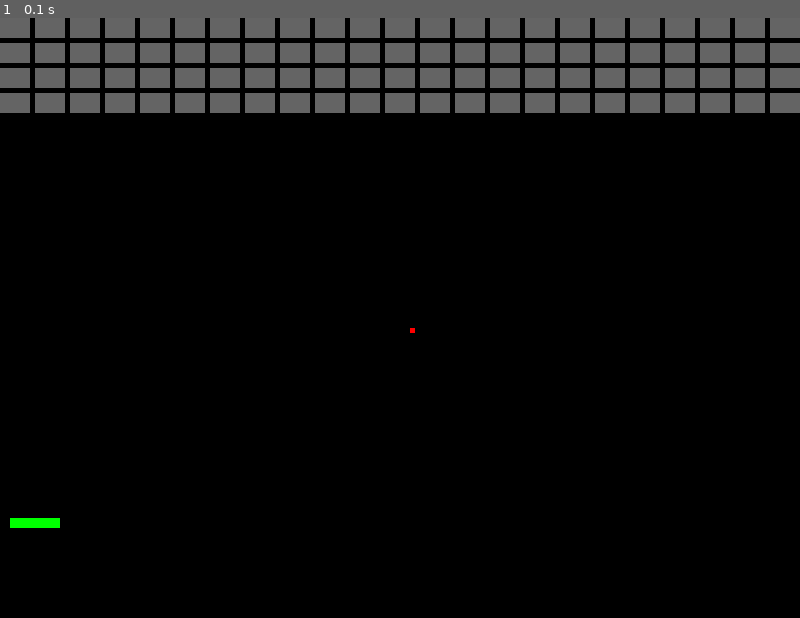
Above: before the commit, frame 1.
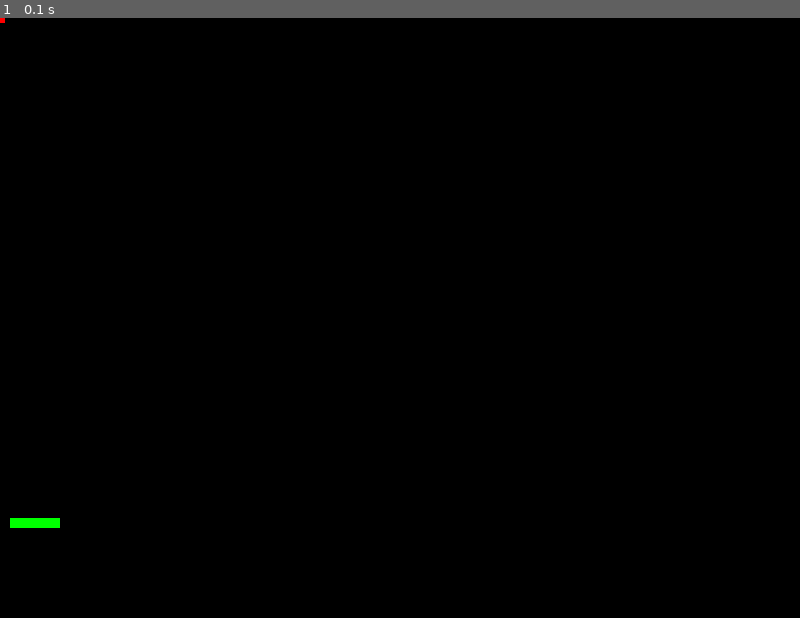
Above: after the commit, the same moment.

Repository: lucasshawn/breakout
Game: pygame game, started from src/pygame_object_model/main.py
The game is run twice, just before and just after one commit, with the same random seed, the same clock (stepped at 60 frames per second) and the same inputs.
Inputs:
- Up to frame 1 (0.1 s): no input

The runs differ from the first frame. In frame 1, 12% of the frame differs, in the area x 0-100%, y 0-53%.

Commit message:
WIP: collision detection not ready

Diff:
--- a/src/pygame_object_model/ball.py
+++ b/src/pygame_object_model/ball.py
@@ -8,13 +8,3 @@
         self.Speed = 2
         self.Color = (255,0,0)
         self.Direction = Point(1,1)
-
-    def bounce(self):
-        ''' The "bounce" will deflect the ball in a random direction with
-            more weighting for velocity in a certain direction.  For example:
-            if the ball was moving 10 on X, then it should move -10 on X
-        '''
-        if random.random()> .5:
-            self.Direction.X *= -1
-        else:
-            self.Direction.Y *= -1
--- /dev/null
+++ b/src/pygame_object_model/direction.py
@@ -0,0 +1,8 @@
+from enum import Flag, auto
+
+class Direction(Flag):
+    TOP = auto()
+    BOTTOM = auto()
+    LEFT = auto()
+    RIGHT = auto()
+    NONE = auto()
--- a/src/pygame_object_model/game.py
+++ b/src/pygame_object_model/game.py
@@ -4,7 +4,7 @@
 from point import Point
 from graphics import Graphics
 from object import Object
-from time import sleep
+from time import sleep, time
 import keyboard
 
 class Game():
@@ -12,7 +12,8 @@
         # Init our game objects
         self.Exit = False
         self.PaddleSpeed = 10.0
-        self.Graphics = Graphics(Point(800, 600))
+        self.screen_limit = Point(800, 600)
+        self.Graphics = Graphics(self.screen_limit)
         self.Objects = []
 
         # The following are the edges of the board so ball knows when it has hit an edge
@@ -23,15 +24,15 @@
 
         # Now add in the remaining game objects (order matters, this is what will get drawn bottom to top)
         self.Paddle = Paddle(Point(10, 500))
-        self.Ball = Ball(Point(400, 300))
+        self.Ball = Ball(Point(0,0))
         self.Objects.append(self.Paddle)
         self.Objects.append(self.Ball)
 
         # Add the bricks row, column
-        for brick_y in range(0, 100, 25):
-            for brick_x in range(0, 800, 35):
-                new_brick = Brick(Point(brick_x, brick_y))
-                self.Objects.append(new_brick)
+        # for brick_y in range(0, 100, 40):
+        #     for brick_x in range(0, 800, 45):
+        #         new_brick = Brick(Point(brick_x, brick_y))
+        #         self.Objects.append(new_brick)
 
     def check_input(self):
         if keyboard.is_pressed("left"):
@@ -43,32 +44,68 @@
             self.Paddle.moveX(self.PaddleSpeed)
             if self.Paddle.Location.X + self.Paddle.Size.X > 800:
                 self.Paddle.Location.X = 800 - self.Paddle.Size.X
+        elif keyboard.is_pressed("up"):
+            limit = 8
+            self.Ball.Speed += .2
+            self.Ball.Speed = limit if self.Ball.Speed > limit else self.Ball.Speed
+            print(f"Ball Speed: {self.Ball.Speed}")
+        elif keyboard.is_pressed("down"):
+            self.Ball.Speed -= .2
+            self.Ball.Speed = 0 if self.Ball.Speed < 0 else self.Ball.Speed
+            print(f"Ball Speed: {self.Ball.Speed}")
         elif keyboard.is_pressed("esc"):
             print("Exiting")
             self.Exit = True
+        elif keyboard.is_pressed("space"):
+            print(f"Paddle{self.Paddle.Location} Ball{self.Ball.Location}")
+            self.move_ball()
+        elif keyboard.is_pressed("c"):
+            print(f"Checking for collision:")
+            found_collision = False
+            #for obj in filter(lambda o: o != self.Ball, self.Objects):
+            r = self.Ball.get_collision_intersect(self.Paddle)
+            print(f"Collision: {r}")
+            #self.Ball.collide(self.Paddle)
+
 
     def move_ball(self):
-        ''' If it's time to move the ball, let's move it '''
         self.Ball.move_for_velocity()
-        # Does the ball collide with anything?  If so, bounce the ball
-        for obj in self.Objects:
-            if obj != self.Ball and self.Ball.is_colliding_basic(obj):
-                print(f"Colliding with {obj.Name}")
-                self.Ball.bounce()
+        for obj in filter(lambda o: o != self.Ball, self.Objects):
+            r = self.Ball.get_collision_intersect(self.Paddle)
+            # (is_collision, collision_rect, run_rise_point) = self.Ball.get_collision_details(obj)
+            # if is_collision:
+            #     self.Ball.collide(obj)
 
+    # def move_ball_old(self):
+    #     ''' If it's time to move the ball, let's move it '''
+    #     self.Ball.move_for_velocity()
+    #     # Does the ball collide with anything?  If so, bounce the ball
+    #     for obj in self.Objects:
+    #         # We make decision about the direction of ball bounce based on what it hit
+    #         if obj != self.Ball and self.Ball.is_colliding_basic(obj):
+    #             print(f"Colliding with {obj}")
+    #             if obj.Name == "Brick" or obj.Name == "bordertop" or obj.Name == "borderbottom" or obj.Name == "paddle":
+    #                 self.Ball.Direction.Y *= -1
+    #             elif obj.Name == "borderleft" or obj.Name == "borderright":
+    #                 self.Ball.Direction.X *= -1
+    #             # Protect ball from falling off the screen
+    #             if self.Ball.Location.X < 0 or self.Ball.Location.Y < 0:
+    #                 self.Ball.Direction = Point(1,1)
+    #             if self.Ball.Location.X > self.screen_limit.X or self.Ball.Location.Y > self.screen_limit.Y:
+    #                 self.Ball.Direction = Point(-1,-1)
 
     def start(self):
         ''' Start the game '''
         while True:
-            if self.Exit:
+            if self.Graphics.is_exit() or self.Exit:
                 break
-            sleep(1/60)
             self.check_input()
-            self.move_ball()
+            # self.move_ball()
             # if we have any objects that need updating
             # then update them all
-            if len([obj for obj in self.Objects if obj.IsDirty]):
-                self.Graphics.clear()
-                for obj in self.Objects:
-                    self.Graphics.render(obj)
-                self.Graphics.update_display()
+            #if len([obj for obj in self.Objects if obj.IsDirty]):
+            self.Graphics.clear()
+            for obj in self.Objects:
+                self.Graphics.render(obj)
+            self.Graphics.update_display()
+            self.Graphics.tick()
--- a/src/pygame_object_model/graphics.py
+++ b/src/pygame_object_model/graphics.py
@@ -8,6 +8,7 @@
         #self.surface = pygame.Surface((board_size.X, board_size.Y))
         self.display = pygame.display.set_mode((board_size.X, board_size.Y))
         self.display_dirty = True
+        self.clock = pygame.time.Clock()
 
     def clear(self):
         self.display.fill((0,0,0))
@@ -21,3 +22,12 @@
         #pygame.display.update()
         pygame.display.flip()
         self.display_dirty = False
+
+    def tick(self):
+        self.clock.tick(60)/1000
+
+    def is_exit(self):
+        for event in pygame.event.get():
+            if event.type == pygame.QUIT:
+                return True
+        return False
--- a/src/pygame_object_model/object.py
+++ b/src/pygame_object_model/object.py
@@ -13,11 +13,16 @@
         self.Name = name
         self.Direction = Point(0,0)
         self.Speed = 1
+        #self.Rect = Rect(self.Location, self.Size)
 
     def X(self): return self.Location.X
     def Y(self): return self.Location.Y
     def Width(self): return self.Size.X
     def Height(self): return self.Size.Y
+    def Rect(self): return Rect(self.Location, self.Size)
+
+    def __str__(self):
+        return f"{self.Name}:{self.Location}"
 
     def move_for_velocity(self)->Point:
         old_location = self.Location
@@ -40,16 +45,51 @@
         self.Location.Y += move
         self.IsDirty = True
 
-    def is_colliding(self, collider: 'Object'):
-        min_x = min(self.X(), collider.X())
-        max_x = max(self.X() + self.Width(), collider.X() + collider.Width())
-        min_y = min(self.Y(), collider.Y())
-        max_y = max(self.Y() + self.Height(), collider.Y() + collider.Height())
-        #print(f"min_x:{min_x} max_x:{max_x} min_y:{min_y} max_y:{max_y}")
-        if abs(max_x - min_x) > (self.Width() + collider.Width()):
-            return False
-            #return collided on the left side
-        if abs(max_y - min_y) > (self.Height() + collider.Height()):
-            #return collided on the right side
-            return False
-        return True
+    def collide(self, obj: "Object"):
+        ''' The "bounce" will deflect the ball in a random direction with
+            more weighting for velocity in a certain direction.  For example:
+            if the ball was moving 10 on X, then it should move -10 on X
+        '''
+        print(f"Colliding with {obj}")
+        #self.Ball.bounce(obj)
+        self.Direction.X *= -1
+        self.Direction.Y *= -1
+        # if random.random()> .5:
+        #     self.Direction.X *= -1
+        # else:
+        #     self.Direction.Y *= -1
+
+    def get_collision_intersect(self, collider: 'Object')->Rect:
+        ''' Return the intersected rectangle of two rectangles colliding '''
+        self_rect = self.Rect()
+        collider_rect = self.Rect()
+        x1 = max(self_rect.ul.X, collider_rect.ul.X)
+        y1 = max(self_rect.ul.Y, collider_rect.ul.Y)
+        x2 = min(self_rect.lr.X, collider_rect.lr.X)
+        y2 = min(self_rect.lr.Y, collider_rect.lr.Y)
+        ret = Rect.from_points(x1,y1,x2,y2) if (y2-y1 > 0 and x2-x1 > 0) else Rect.from_points(0,0,0,0)
+        print(f"{self.Name}: ul{self_rect.ul} lr{self_rect.lr}  {collider.Name}: ul{collider_rect.ul}  lr{collider_rect.lr}")
+        print(f"{self.Name}: Rect({self})    Input Rect: {collider}   Intersect: {x1},{y1},{x2},{y2}   Ret: {ret}")
+        return ret
+        #return Rect.from_points(x1,y1,x2,y2)
+    # def get_collision_details(self, collider: 'Object')->tuple[bool,Rect, Point]:
+    #     intersection = self.Rect().intersection(collider.Rect())
+    #     print(f"self.Rect({self.Rect()}) collider.Rect({collider.Rect()}) intersection({intersection})")
+    #     if intersection.get_points() == (0,0,0,0):
+    #         print(f"no intersection")
+    #         return (False, None, None)
+    #     print(f"Intersection: {intersection}")
+
+    #     # Return the slope (angle of impact) for the two objects
+    #     return (True, intersection, self.Rect.center().get_slope(collider.Rect.center()))
+        # min_x = min(self.X(), collider.X())
+        # max_x = max(self.X() + self.Width(), collider.X() + collider.Width())
+        # min_y = min(self.Y(), collider.Y())
+        # max_y = max(self.Y() + self.Height(), collider.Y() + collider.Height())
+
+        # #print(f"min_x:{min_x} max_x:{max_x} min_y:{min_y} max_y:{max_y}")
+        # if abs(max_x - min_x) > (self.Width() + collider.Width()):
+        #     return False
+        # if abs(max_y - min_y) > (self.Height() + collider.Height()):
+        #     return False
+        # return True
--- a/src/pygame_object_model/point.py
+++ b/src/pygame_object_model/point.py
@@ -1,3 +1,5 @@
+from direction import Direction
+
 class Point():
     def __init__(self, x:float=0, y:float=0):
         self.X = x
@@ -10,3 +12,6 @@
         self.Y += offset
     def int_x(self): return int(self.X)
     def int_y(self): return int(self.Y)
+    def get_slope(self, p2: "Point")->"Point":
+        ''' Returns the x,y slope for the line between two points '''
+        return Point(p2.X - self.X, p2.Y - self.Y)
--- a/src/pygame_object_model/rect.py
+++ b/src/pygame_object_model/rect.py
@@ -1,17 +1,32 @@
 from point import Point
 class Rect:
+
+    def __init__(self):
+        pass
+
     def __init__(self, ul: Point, ll: Point, ur: Point, lr: Point):
         self.ul = ul
         self.ll = ll
         self.ur = ur
         self.lr = lr
+        self.size = Point(lr.x - ul.x, lr.y - ul.y)
+        print(f"Rect 4 points Initializing: ul{self.ul} ll{self.ll} ur{self.ur} lr{self.lr}")
 
     def __init__(self, location: Point, size: Point):
+        self.size = size
         self.ul = location
-        self.size = size
         self.ll = Point(self.ul.X, self.ul.Y + size.Y)
         self.ur = Point(self.ul.X + size.X, self.ul.Y)
-        self.lr = Point(self.ur.X, self.ur.Y + size.Y)
+        self.lr = Point(self.ul.X + size.X, self.ul.Y + size.Y)
+        print(f"Rect Point/Size Initializing: ul{self.ul} ll{self.ll} ur{self.ur} lr{self.lr}")
+
+    [staticmethod]
+    def from_points(x1: int, y1: int, x2: int, y2: int)->"Rect":
+        print(f"Rect Class Factory")
+        return Rect(Point(x1,y1), Point(x2-x1, y2-y1))
+
+    def get_points(self)->tuple[int, int, int, int]:
+        return self.ul.X, self.ul.Y, self.lr.X, self.lr.Y
 
     def size(self)->Point:
         ''' Returns a Point struct of (W, Y) '''
@@ -24,5 +39,21 @@
         return (r.ul.X < self.ur.X and r.ur.X > self.ul.X and
           r.ul.Y < self.ll.Y and r.ll.Y > self.ul.Y)
 
+    def intersection(self, r: "Rect"):
+        ''' Return the intersected rectangle of two rectangles colliding '''
+        x1 = max(self.ul.X, r.ul.X)
+        y1 = max(self.ul.Y, r.ul.Y)
+        x2 = min(self.lr.X, r.lr.X)
+        y2 = min(self.lr.Y, r.lr.Y)
+        ret = Rect.from_points(x1,y1,x2,y2) if (y2-y1 > 0 and x2-x1 > 0) else Rect.from_points(0,0,0,0)
+        print(f"Self Rect({self})    Input Rect: {r}   Intersect: {x1},{y1},{x2},{y2}   Ret: {ret}")
+        return ret
+        #return Rect.from_points(x1,y1,x2,y2)
+
+    def center(self)->Point:
+        ''' Return the exact center of the rectangle '''
+        return Point((self.ul.X + self.ur.X)/2, (self.lr.Y + self.lr.Y)/2)
+
+
     def __str__(self)->str:
-        return f"({self.ul.X},{self.ul.Y},{self.size.X},{self.size.Y})"
+        return f"Loc({self.ul.X},{self.ul.Y}) Size({self.size.X},{self.size.Y})"
--- a/src/pygame_object_model/test.py
+++ /dev/null
@@ -1,23 +0,0 @@
-class Animal:
-    def __init__(self, name="None"):
-        self.name = name
-
-    def print_animal_name(self):
-        print(f"Animal Name: {self.name}")
-
-class Dog(Animal):
-    def __init__(self, name, breed):
-        super().__init__()
-        self.name = "Bob"
-        #super().__init__( name) # call the base class constructor
-        self.breed = breed
-        print(f"NAME: {self.name}")
-
-    def bark(self):
-        print(f"{self.name} is barking")
-
-d = Dog("Spot", "Labrador")
-d.bark() # prints "Spot is barking"
-d.print_animal_name()
-print(d.name) # prints "Spot"
-print(d.breed) # prints "Labrador"
--- a/src/pygame_object_model/test/test_objects.py
+++ b/src/pygame_object_model/test/test_objects.py
@@ -3,27 +3,40 @@
 sys.path.append("..")
 from object import Object
 from point import Point
+from rect import Rect
 
 class Test_Object(unittest.TestCase):
     def test_collisions(self):
-        object1 = Object(Point(0,0), Point(10,10), "o1")
-        object2 = Object(Point(0,0), Point(10,10), "02")
-
-        def check_collision(object1: Object, object2: Object, loc1: list, loc2: list, expect_collision):
+        def check_collision_old(loc1: list, loc2: list, expect_collision):
             for index, _ in enumerate(loc1):
-                object1.Location = Point(loc1[index][0], loc1[index][1])
-                object2.Location = Point(loc2[index][0], loc2[index][1])
+                #print(Point(*loc2[index]))
+                object1 = Object(Point(*(loc1[index])), Point(10,10), "o1")
+                object2 = Object(Point(*(loc2[index])), Point(10,10), "o2")
                 self.assertEqual(object1.is_colliding_basic(object2), expect_collision)
 
-        # Test barely touching
-        check_collision(object1, object2,
-            [(0,0),(0,0),(0,0),(0,0)],
-            [(-9,-9),(0,10),(10,0),(10,10)],
-            True)
+        def check_collision(loc1: list, loc2: list, expected: list):
+            for index, _ in enumerate(loc1):
+                object1 = Object(Point(*(loc1[index])), Point(10,10), "o1")
+                object2 = Object(Point(*(loc2[index])), Point(10,10), "o2")
+                (collided, collision_rect, slope) = object1.get_collision_details(object2)
+                print("-----")
+                print(collided)
+                print(collision_rect)
+                print(slope)
+                print("-----")
 
-        # Test barely no touch
-        check_collision(object1,
-            object2,
-            [(0,0),(0,0),(11,0)],
-            [(11,0),(10,11),(0,0)],
-            False)
+        check_collision(
+            [(0,0)],
+            [(-9,-9)],
+            [(True, Rect.from_points(0,0,1,10), Point(1,1))]
+        )
+
+        # check_collision(
+        #     [(0,0),(0,0),(0,0),(0,0)],
+        #     [(-9,-9),(0,10),(10,0),(10,10)],
+        #     [(True, Rect.from_points(0,0,1,10))
+
+        # # Test barely no touch
+        # check_collision([(0,0),(0,0),(11,0)],
+        #     [(11,0),(10,11),(0,0)],
+        #     False)
--- /dev/null
+++ b/src/pygame_object_model/test/test_rect_point.py
@@ -0,0 +1,40 @@
+import unittest
+import sys
+sys.path.append("..")
+from rect import Rect
+from point import Point
+
+class Test_Rect(unittest.TestCase):
+    def test_rect_intersection(self):
+        def check_intersection(loc1: list, loc2: list, expected: list):
+            for index, _ in enumerate(loc1):
+                #print(Point(*loc1[index]))
+                r1 = Rect(Point(*loc1[index]),Point(10,10))
+                r2 = Rect(Point(*loc2[index]),Point(10,10))
+                ex = Rect.from_points(*expected[index])
+                intersection = r1.intersection(r2)
+                #print(f"R1[{r1}] R2[{r2}] Expected[{ex}] Intersection[{intersection}]")
+                self.assertEqual(str(intersection), str(ex))
+        check_intersection(
+            # Location of Object1
+            [(0,0),(0,0),(0,0),(0,0),(0,0),(0,0),(0,0)],
+            # Location of Object2
+            [(0,0),(5,5),(9,9),(0,9),(-9,0),(0,-9),(11,11)],
+            # Expected points of intersection
+            [(0,0,10,10),(5,5,10,10),(9,9,10,10),(0,9,10,10),(0,0,1,10),(0,0,10,1),(0,0,0,0)]
+        )
+
+        bug_r1 = Rect(Point(600,500),Point(5,5))
+        bug_r2 = Rect(Point(765, 80), Point(30,20))
+        intersection = bug_r1.intersection(bug_r2)
+        print(f"Intersection: {intersection}")
+
+    def test_point_slope(self):
+        def check_slope(p1: list, p2: list, expected: list):
+            for index, _ in enumerate(p1):
+                self.assertEqual(str(Point(*p1[index]).get_slope(Point(*p2[index]))), str(Point(*expected[index])))
+        check_slope(
+            [(0,0),(0,0),(0,0)],
+            [(1,1),(-1,-1),(1,0)],
+            [(1,1),(-1,-1),(1,0)],
+        )
